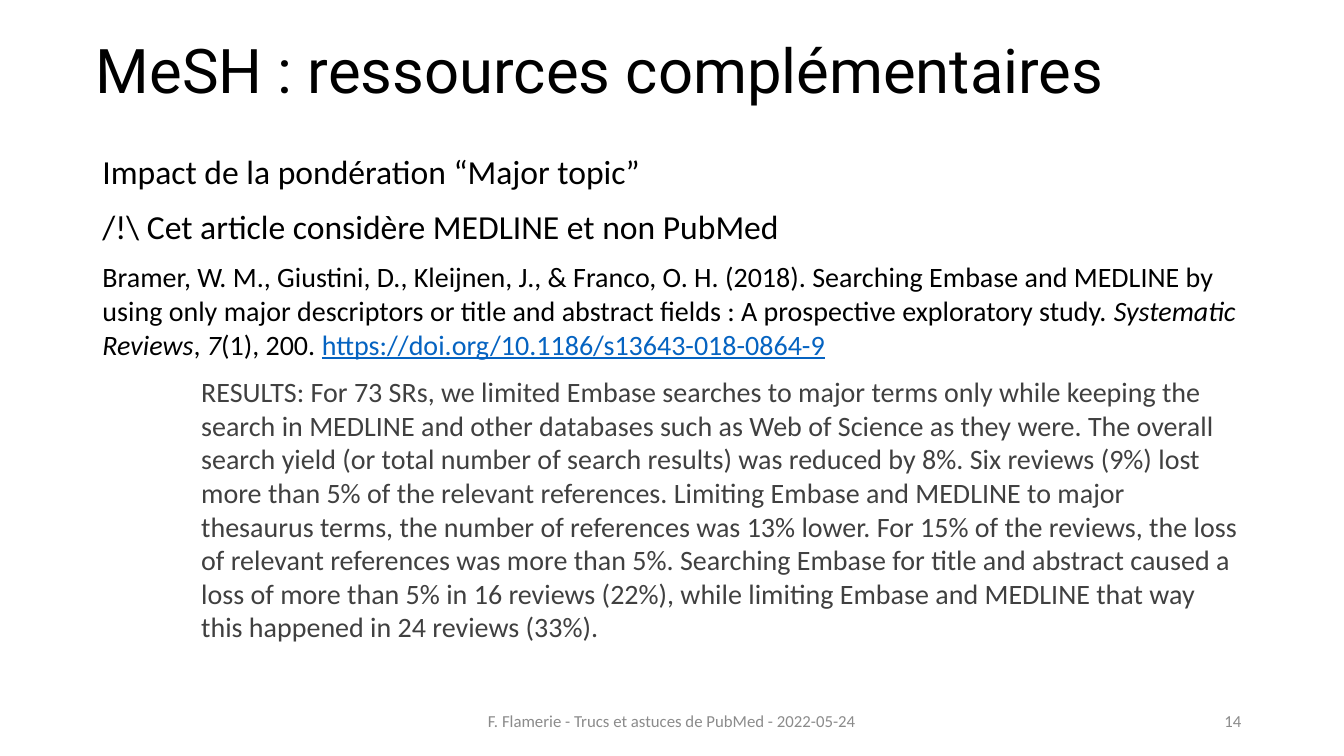
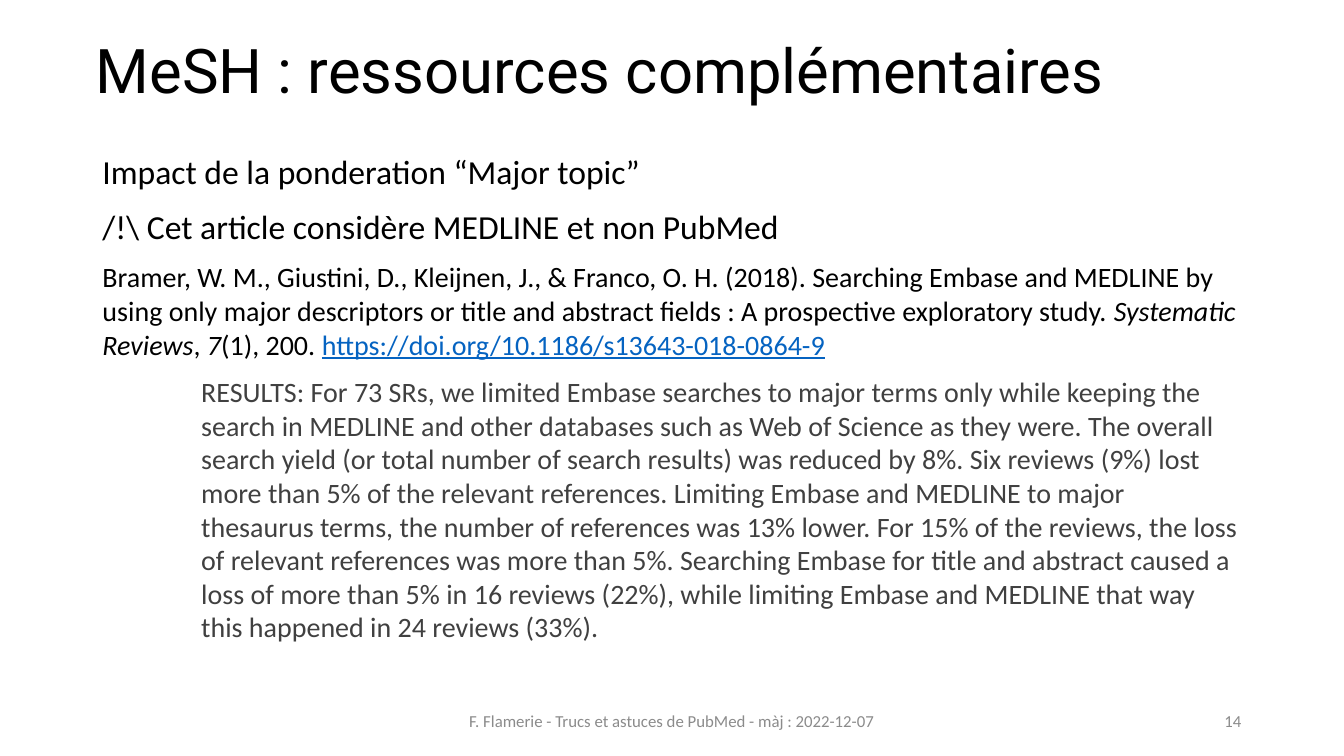
Before and after one commit to fflamerie/formbiblio, a slide deck: slide 14 of docs/module1-2_pubmed.pptx. Drawn at 1344x756 pixels with LibreOffice and Linux fonts; fonts in the diff are those of the drawing. Boxes give left, top, right and bottom in pixels: in the first picture for what was removed or moved away, otherwise in the second. Text is boxed around its words. In the diff, an @@ line names an element or a change of style, - is before the commit and + after.

```diff
--- a/docs/module1-2_pubmed.pptx
+++ b/docs/module1-2_pubmed.pptx
@@ text at (102,160,639,190): text changed @@
-Impact de la pondération “Major topic”
+Impact de la ponderation “Major topic”
@@ text at (469,715,874,730): text changed @@
-F. Flamerie - Trucs et astuces de PubMed - 2022-05-24
+F. Flamerie - Trucs et astuces de PubMed - màj : 2022-12-07
```
Also in this commit, not shown: 32 other slides changed, 2 slides added, 1 other file.
